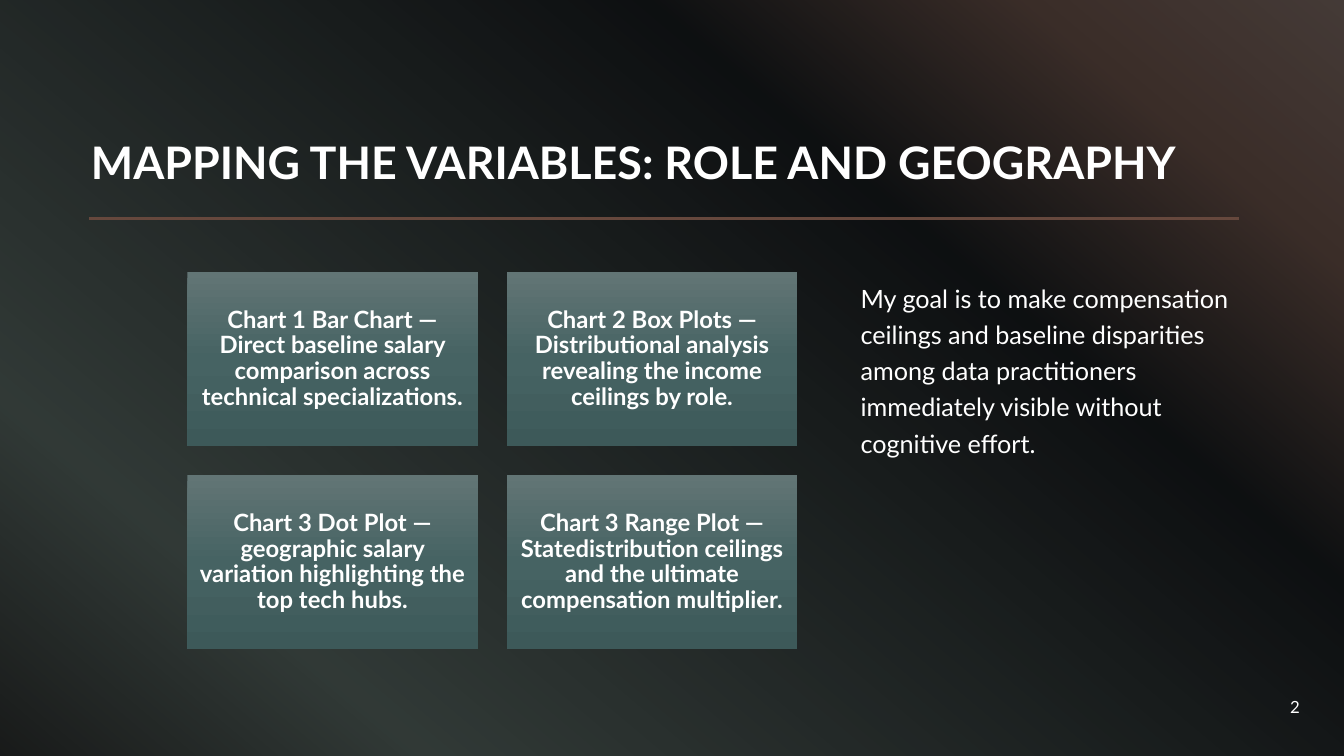
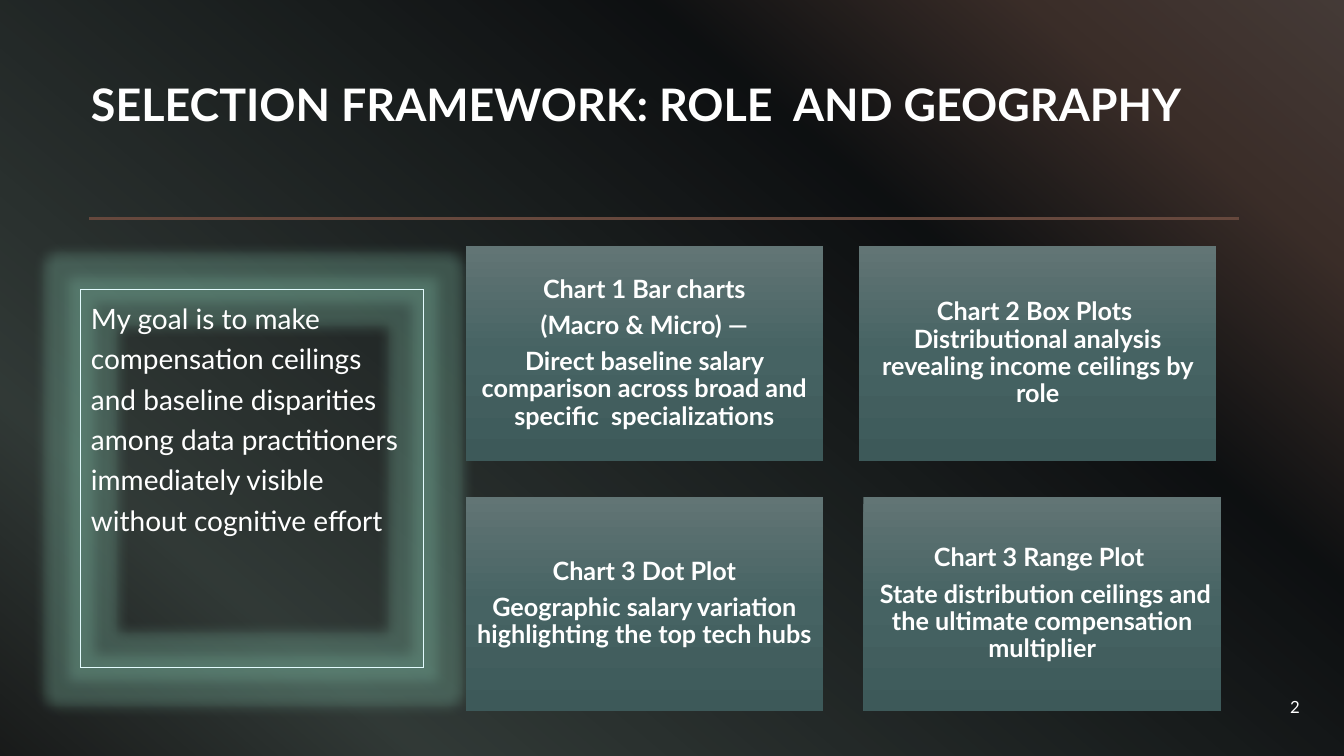
Before and after one commit to meiqing39/DATA-608, a slide deck: slide 2 of Story 4/Story 4 Mei Qi Ng.pptx. Drawn at 1344x756 pixels with LibreOffice and Linux fonts; fonts in the diff are those of the drawing. Boxes give left, top, right and bottom in pixels: in the first picture for what was removed or moved away, otherwise in the second. Text is boxed around its words. In the diff, an @@ line names an element or a change of style, - is before the commit and + after.

```diff
--- a/Story 4/Story 4 Mei Qi Ng.pptx
+++ b/Story 4/Story 4 Mei Qi Ng.pptx
@@ title at [91,88,1182,122]: text changed @@
-MAPPING THE VARIABLES: ROLE AND GEOGRAPHY
+SELECTION FRAMEWORK: ROLE AND GEOGRAPHY
@@ rectangle: place and size @@
-rectangle at [507,272,798,447]
+rectangle at [466,246,824,461]
@@ rectangle: place and size @@
-rectangle at [188,272,478,447]
+rectangle at [859,246,1217,461]
@@ rectangle "My goal is to make ...": place and size @@
-rectangle "My goal is to make ..." at [861,289,1228,457]
+rectangle "My goal is to make ..." at [81,290,423,668]
@@ rectangle "My goal is to make ..." at [81,290,423,668]: outline none to #E3FBFE 0.75 pt @@
@@ text at [482,279,806,429]: text changed; size 17 to 18 pt @@
-Chart 1 Bar Chart — Direct baseline salary comparison across technical specializations.
+Chart 1 Bar charts
+(Macro & Micro) —
+Direct baseline salary comparison across broad and specific specializations
@@ text in rectangle at [91,308,398,537]: text changed; size 18 to 20 pt @@
-My goal is to make compensation ceilings and baseline disparities among data practitioners immediately visible without cognitive effort.
+My goal is to make compensation ceilings and baseline disparities among data practitioners immediately visible without cognitive effort
@@ text at [882,301,1193,402]: text changed; size 17 to 18 pt @@
-Chart 2 Box Plots — Distributional analysis revealing the income ceilings by role.
+Chart 2 Box Plots Distributional analysis revealing income ceilings by role
@@ rectangle: place and size @@
-rectangle at [507,475,798,649]
+rectangle at [466,497,824,712]
@@ rectangle: place and size @@
-rectangle at [188,475,478,649]
+rectangle at [864,497,1222,712]
@@ text at [477,561,812,648]: text changed; size 17 to 18 pt @@
-Chart 3 Dot Plot —geographic salary variation highlighting the top tech hubs.
+Chart 3 Dot Plot
+Geographic salary variation highlighting the top tech hubs
@@ text at [880,547,1211,661]: text changed; size 17 to 18 pt @@
-Chart 3 Range Plot — Statedistribution ceilings and the ultimate compensation multiplier.
+Chart 3 Range Plot
+State distribution ceilings and the ultimate compensation multiplier
```
Also in this commit, not shown: 4 other slides changed.
